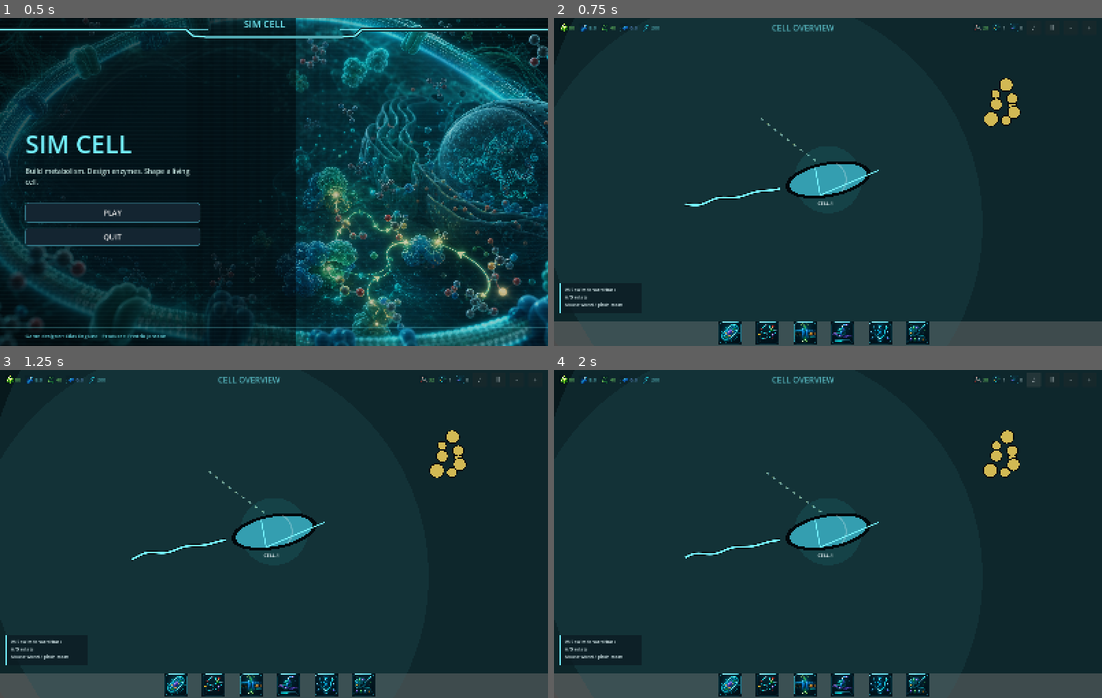
Above: before the commit, frames 1-4 (two rows, left to right).
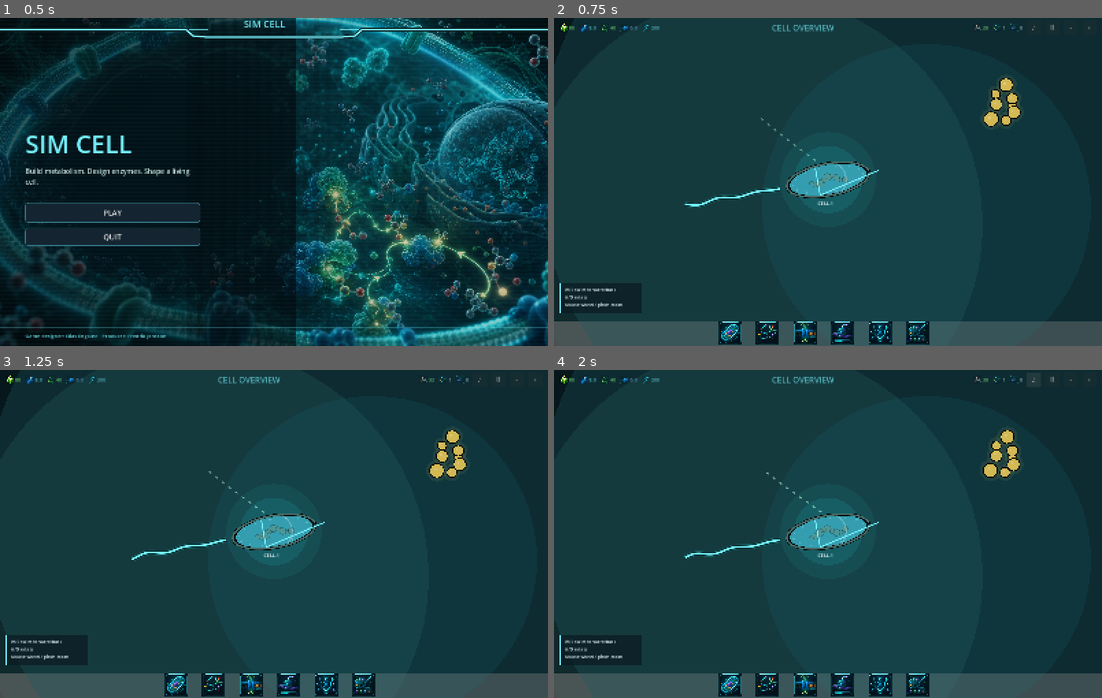
Above: after the commit, the same moments.

Repository: EliasEnglund/SimCell
Game: Godot game, scene res://scenes/main.tscn
The game is run twice, just before and just after one commit, with the same random seed, the same clock (stepped at 60 frames per second) and the same inputs.
Inputs:
- Up to frame 1 (0.5 s): no input
- Up to frame 2 (0.75 s): click "PLAY" at 0.5 s
- Up to frame 3 (1.25 s): no input
- Up to frame 4 (2 s): click "♪" at 1.25 s

Frame 1 is identical in both runs. In frame 2, 3.5% of the frame differs, in the area x 23-86%, y 17-64%; in frame 3, 3.5%, in the area x 24-86%, y 17-64%; in frame 4, 3.5%.

Commit message:
Polish cell view and DNA tree entry

Diff:
--- a/scripts/ui/cell_view.gd
+++ b/scripts/ui/cell_view.gd
@@ -14,10 +14,13 @@
 var _swim_power := 0.0
 var _environment: Array[Dictionary] = []
 var _particles: Array[Dictionary] = []
+var _clouds: Array[Dictionary] = []
+var _wake_points: Array[Dictionary] = []
 
 func _ready() -> void:
 	mouse_filter = Control.MOUSE_FILTER_STOP
 	_build_environment()
+	_build_clouds()
 	_build_particles()
 
 func _process(delta: float) -> void:
@@ -53,6 +56,7 @@
 	cell_position.x = clampf(cell_position.x, WORLD_BOUNDS.position.x, WORLD_BOUNDS.end.x)
 	cell_position.y = clampf(cell_position.y, WORLD_BOUNDS.position.y, WORLD_BOUNDS.end.y)
 	_swim_power = lerpf(_swim_power, clampf(absf(throttle) + absf(turn) * 0.7, 0.0, 1.0), clampf(delta * 6.0, 0.0, 1.0))
+	_update_wake(delta, forward)
 
 func _zoom_at(factor: float) -> void:
 	var min_screen_radius := minf(size.x, size.y) * 0.05
@@ -66,13 +70,16 @@
 	draw_rect(Rect2(Vector2.ZERO, size), Color("07181c"), true)
 	_draw_medium()
 	_draw_environment()
+	_draw_cell_wake()
 	_draw_cell()
 	_draw_controls_hint()
 
 func _draw_medium() -> void:
 	var center := size * 0.5
-	draw_circle(center + Vector2(80, -40), maxf(size.x, size.y) * 0.58, Color(0.12, 0.28, 0.31, 0.32))
-	draw_circle(center + Vector2(-220, 130), maxf(size.x, size.y) * 0.42, Color(0.18, 0.42, 0.44, 0.16))
+	draw_circle(center + Vector2(80, -40), maxf(size.x, size.y) * 0.58, Color(0.11, 0.32, 0.36, 0.34))
+	draw_circle(center + Vector2(-220, 130), maxf(size.x, size.y) * 0.42, Color(0.22, 0.50, 0.48, 0.17))
+	draw_circle(center + Vector2(size.x * 0.18, size.y * 0.10), maxf(size.x, size.y) * 0.30, Color(0.09, 0.49, 0.54, 0.13))
+	_draw_clouds()
 	for particle in _particles:
 		var base: Vector2 = particle.get("pos", Vector2.ZERO)
 		var speed := float(particle.get("speed", 1.0))
@@ -84,7 +91,23 @@
 			continue
 		var radius := float(particle.get("radius", 2.0)) * zoom
 		var color: Color = particle.get("color", Color("8fcfd3"))
-		draw_circle(screen, maxf(0.8, radius), Color(color.r, color.g, color.b, 0.20))
+		var flicker := 0.74 + sin(_elapsed * speed * 1.8 + phase) * 0.26
+		draw_circle(screen, maxf(0.8, radius), Color(color.r, color.g, color.b, 0.18 * flicker))
+		if radius > 2.2:
+			draw_circle(screen, maxf(0.5, radius * 0.35), Color(1, 1, 1, 0.10 * flicker))
+
+func _draw_clouds() -> void:
+	for cloud in _clouds:
+		var base: Vector2 = cloud.get("pos", Vector2.ZERO)
+		var phase := float(cloud.get("phase", 0.0))
+		var drift := Vector2(cos(_elapsed * 0.06 + phase), sin(_elapsed * 0.05 + phase * 1.7)) * 85.0
+		var screen := _world_to_screen(base + drift)
+		var radius := float(cloud.get("radius", 200.0)) * zoom
+		if not Rect2(Vector2(-radius, -radius), size + Vector2(radius * 2.0, radius * 2.0)).has_point(screen):
+			continue
+		var color: Color = cloud.get("color", Color("356a70"))
+		draw_circle(screen, radius, Color(color.r, color.g, color.b, 0.045))
+		draw_circle(screen + Vector2(radius * 0.24, -radius * 0.12), radius * 0.55, Color(0.5, 0.95, 0.95, 0.030))
 
 func _draw_environment() -> void:
 	for item in _environment:
@@ -113,7 +136,8 @@
 	var back := -forward
 	var normal := Vector2(-forward.y, forward.x)
 	_draw_flagellum(pos + back * radius * 0.84, back, normal, radius)
-	draw_circle(pos, radius * 0.58, Color(0.15, 1.0, 1.0, 0.08))
+	draw_circle(pos, radius * 0.82, Color(0.12, 0.95, 1.0, 0.06))
+	draw_circle(pos, radius * 0.58, Color(0.15, 1.0, 1.0, 0.10))
 	_draw_bacterium(pos, cell_angle, zoom * 1.08, Color("48d9f0"), true)
 	var triangle := PackedVector2Array([
 		pos + forward * radius * 0.88,
@@ -122,6 +146,25 @@
 	])
 	draw_polyline(triangle, Color("76f4ff"), 2.2, true)
 
+func _draw_cell_wake() -> void:
+	for point in _wake_points:
+		var age := float(point.get("age", 0.0))
+		var fade := clampf(1.0 - age / 1.45, 0.0, 1.0)
+		var pos: Vector2 = _world_to_screen(point.get("pos", Vector2.ZERO))
+		var angle := float(point.get("angle", 0.0))
+		var power := float(point.get("power", 0.0))
+		var forward := Vector2.RIGHT.rotated(angle)
+		var normal := Vector2(-forward.y, forward.x)
+		var radius := BASE_CELL_RADIUS * zoom * (0.36 + age * 0.20)
+		var wash := PackedVector2Array([
+			pos - forward * radius * 0.70,
+			pos + normal * radius * (0.42 + power * 0.22),
+			pos + forward * radius * 0.85,
+			pos - normal * radius * (0.42 + power * 0.22)
+		])
+		draw_colored_polygon(wash, Color(0.20, 1.0, 1.0, 0.035 * fade))
+		draw_polyline(wash, Color(0.42, 1.0, 0.88, 0.12 * fade), maxf(1.0, 2.0 * zoom), true)
+
 func _draw_flagellum(anchor: Vector2, dir: Vector2, normal: Vector2, radius: float) -> void:
 	var points := PackedVector2Array()
 	var anim := _elapsed * (7.0 + _swim_power * 8.0)
@@ -129,7 +172,8 @@
 		var t := float(i) / 35.0
 		var wave := sin(t * TAU * 2.4 + anim) * radius * 0.12 * (0.25 + t) * (0.25 + _swim_power)
 		points.append(anchor + dir * radius * 1.65 * t + normal * wave)
-	draw_polyline(points, Color(0.0, 0.0, 0.0, 0.75), maxf(2.0, radius * 0.055), true)
+	draw_polyline(points, Color(0.0, 0.0, 0.0, 0.75), maxf(2.0, radius * 0.065), true)
+	draw_polyline(points, Color(0.1, 1.0, 1.0, 0.15 + _swim_power * 0.12), maxf(2.0, radius * 0.085), true)
 	draw_polyline(points, Color("76f4ff"), maxf(1.0, radius * 0.028), true)
 
 func _draw_bacterium(pos: Vector2, angle: float, scale_value: float, color: Color, player := false) -> void:
@@ -148,6 +192,22 @@
 		var a := float(i) / 72.0 * TAU
 		inner.append(pos + Vector2(cos(a) * rx * 0.90, sin(a) * ry * 0.84).rotated(angle))
 	draw_colored_polygon(inner, Color(color.r, color.g, color.b, 0.72))
+	if player:
+		var membrane := PackedVector2Array()
+		for i in 72:
+			var a := float(i) / 72.0 * TAU
+			membrane.append(pos + Vector2(cos(a) * rx * 0.97, sin(a) * ry * 0.91).rotated(angle))
+		draw_polyline(membrane, Color(0.66, 1.0, 0.92, 0.42), maxf(1.0, 4.0 * zoom), true)
+		for i in 9:
+			var t := (float(i) / 8.0 - 0.5) * 1.65
+			var organelle_center := pos + Vector2(t * rx * 0.48, sin(_elapsed * 0.9 + i) * ry * 0.18).rotated(angle)
+			var organelle_radius := (5.0 + fposmod(i * 3.0, 7.0)) * zoom
+			draw_circle(organelle_center, organelle_radius + 1.6 * zoom, Color(0, 0, 0, 0.28))
+			draw_circle(organelle_center, organelle_radius, Color(0.72, 1.0, 0.88, 0.26))
+		for i in 14:
+			var a := float(i) / 14.0 * TAU + _elapsed * 0.25
+			var rim_pos := pos + Vector2(cos(a) * rx * 0.82, sin(a) * ry * 0.72).rotated(angle)
+			draw_circle(rim_pos, maxf(1.2, 2.6 * zoom), Color(0.90, 1.0, 1.0, 0.24))
 	draw_arc(pos, maxf(rx, ry) * 0.42, angle - 0.9, angle + 0.9, 18, Color(1, 1, 1, 0.24), maxf(1.0, 3.0 * zoom), true)
 	if player:
 		draw_string(ThemeDB.fallback_font, pos + Vector2(-30.0, ry + 24.0), "CELL-1", HORIZONTAL_ALIGNMENT_LEFT, -1, maxf(10.0, 14.0 * zoom), Color("f4fbff"))
@@ -157,8 +217,10 @@
 		var angle := float(i) / float(count) * TAU + _elapsed * 0.04
 		var offset := Vector2(cos(angle), sin(angle)) * (14.0 + fposmod(i * 11.0, 36.0)) * zoom * scale_value
 		var r := (8.0 + fposmod(i * 5.0, 8.0)) * zoom * scale_value
+		draw_circle(pos + offset, r + 12.0 * zoom, Color(color.r, color.g, color.b, 0.07))
 		draw_circle(pos + offset, r + 3.0 * zoom, Color("02070b"))
 		draw_circle(pos + offset, r, Color(color.r, color.g, color.b, 0.82))
+		draw_circle(pos + offset + Vector2(-r * 0.24, -r * 0.26), maxf(1.0, r * 0.20), Color(1, 1, 1, 0.22))
 
 func _draw_crystals(pos: Vector2, scale_value: float, color: Color) -> void:
 	for i in 7:
@@ -169,6 +231,7 @@
 		for p in 6:
 			var a := float(p) / 6.0 * TAU + angle
 			poly.append(center + Vector2(cos(a), sin(a)) * r)
+		draw_circle(center, r * 1.45, Color(color.r, color.g, color.b, 0.06))
 		draw_colored_polygon(poly, Color("02070b"))
 		draw_colored_polygon(poly, Color(color.r, color.g, color.b, 0.72))
 
@@ -190,6 +253,26 @@
 
 func _world_to_screen(world: Vector2) -> Vector2:
 	return (world - camera_position) * zoom + size * 0.5
+
+func _update_wake(delta: float, forward: Vector2) -> void:
+	for i in range(_wake_points.size() - 1, -1, -1):
+		var point := _wake_points[i]
+		point["age"] = float(point.get("age", 0.0)) + delta
+		if float(point["age"]) > 1.45:
+			_wake_points.remove_at(i)
+		else:
+			_wake_points[i] = point
+	if _swim_power < 0.08:
+		return
+	var wake_position := cell_position - forward * BASE_CELL_RADIUS * 0.64
+	var should_add := _wake_points.is_empty()
+	if not should_add:
+		var latest: Vector2 = _wake_points[_wake_points.size() - 1].get("pos", Vector2.ZERO)
+		should_add = latest.distance_to(wake_position) > 18.0
+	if should_add:
+		_wake_points.append({"pos": wake_position, "angle": cell_angle, "age": 0.0, "power": _swim_power})
+		if _wake_points.size() > 34:
+			_wake_points.remove_at(0)
 
 func _build_environment() -> void:
 	_environment = [
@@ -205,6 +288,18 @@
 		{"type": "virus", "pos": Vector2(1540, 760), "scale": 0.85}
 	]
 
+func _build_clouds() -> void:
+	_clouds = []
+	for i in 18:
+		var seed := float(abs(("cloud:%d" % i).hash() % 10000)) / 10000.0
+		var seed_b := float(abs(("cloud-b:%d" % i).hash() % 10000)) / 10000.0
+		_clouds.append({
+			"pos": Vector2(lerpf(WORLD_BOUNDS.position.x, WORLD_BOUNDS.end.x, seed), lerpf(WORLD_BOUNDS.position.y, WORLD_BOUNDS.end.y, seed_b)),
+			"phase": seed * TAU,
+			"radius": 180.0 + seed_b * 360.0,
+			"color": Color("2f7379") if i % 3 != 0 else Color("6e8f7f")
+		})
+
 func _build_particles() -> void:
 	_particles = []
 	for i in 220:
--- a/scripts/ui/main.gd
+++ b/scripts/ui/main.gd
@@ -2191,7 +2191,7 @@
 
 	func _ready() -> void:
 		mouse_default_cursor_shape = Control.CURSOR_DRAG
-		pan_offset = Vector2(0.0, -140.0)
+		pan_offset = _initial_pan_offset()
 		_background = _texture_from_png_local("res://assets/dna_tree/background.png")
 		_strand = _texture_from_png_local("res://assets/dna_tree/dna_strand_connector.png")
 		if simulation != null:
@@ -2216,7 +2216,7 @@
 			_hovered = _tech_at(event.position)
 			if _dragging:
 				pan_offset += event.position - _last_mouse
-				pan_offset = pan_offset.clamp(Vector2(-900.0, -900.0), Vector2(900.0, 520.0))
+				pan_offset = pan_offset.clamp(Vector2(-1400.0, -1300.0), Vector2(1400.0, 720.0))
 				_drag_distance += event.position.distance_to(_last_mouse)
 				_last_mouse = event.position
 			queue_redraw()
@@ -2325,6 +2325,15 @@
 				return id
 		return ""
 
+	func _initial_pan_offset() -> Vector2:
+		if simulation == null:
+			return Vector2.ZERO
+		var origin: Dictionary = simulation.dna_tech_by_id("origin")
+		if origin.is_empty():
+			return Vector2.ZERO
+		var origin_pos: Vector2 = origin.get("pos", Vector2.ZERO)
+		return -origin_pos
+
 	func _texture_from_png_local(path: String) -> Texture2D:
 		var image := Image.load_from_file(path)
 		if image == null:
